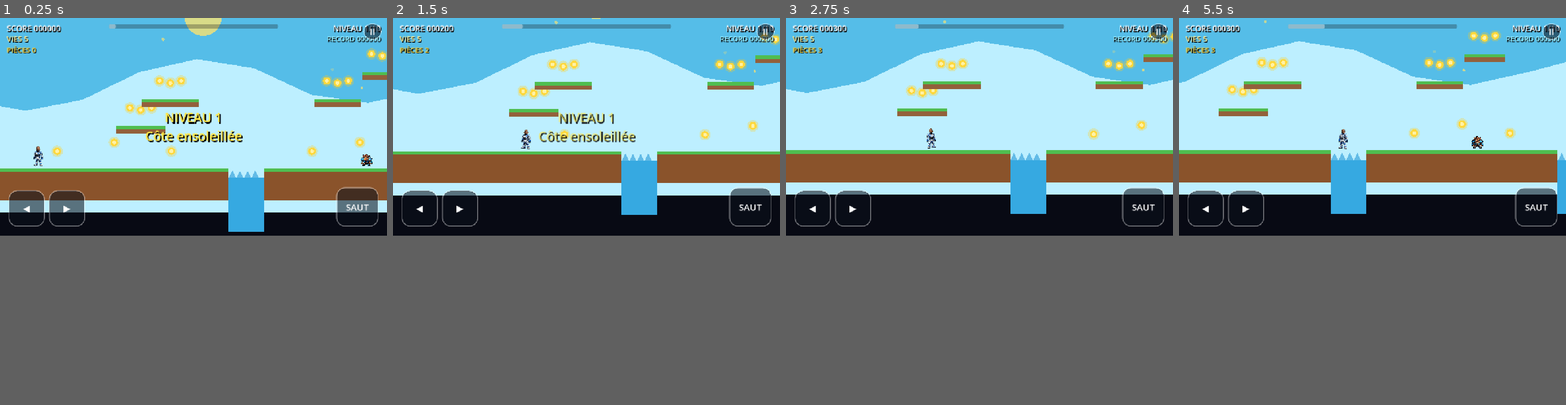
Above: before the commit, frames 1-4 (left to right).
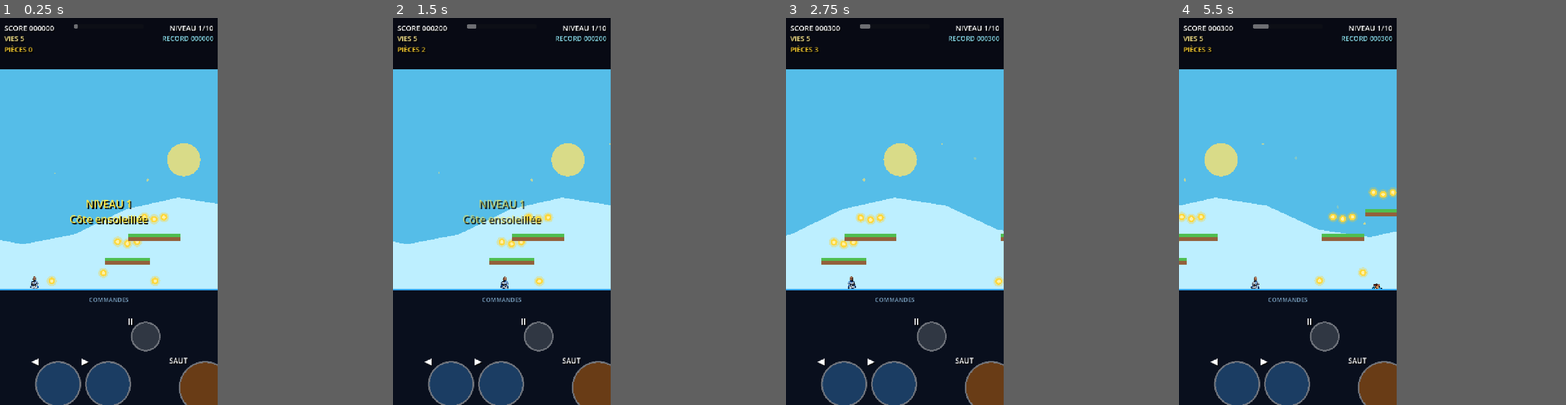
Above: after the commit, the same moments.

Repository: Chasmet/moi-mario-pygame
Game: Godot game, scene res://scenes/Main.tscn
Two runs of this game, one before a commit and one after it. Both use one fixed random seed, a clock stepped at 60 frames per second and the inputs below.
Inputs:
- Up to frame 1 (0.25 s): no input
- Up to frame 2 (1.5 s): hold D (move_right) from 0.53 s (still down); tap Space (jump) at 0.77 s
- Up to frame 3 (2.75 s): tap Space (jump) at 1.52 s; release D (move_right) at 2.03 s; hold A (move_left) from 2.03 s (still down)
- Up to frame 4 (5.5 s): release A (move_left) at 2.78 s; hold D (move_right) 2.78-4.28 s; tap Space (jump) at 3.02, 3.77, 4.52 s; hold A (move_left) 4.28-5.03 s; hold D (move_right) from 5.03 s (still down)
In our replay, the window is 800x450 before the commit and 450x800 after it. These sizes can differ from the game's own. Grey fills any space a smaller window leaves; there, only what the larger window draws over its background counts as a difference.

The runs differ from the first frame. In frame 1, 55% of the frame differs, in the area x 0-100%, y 0-100%; in frame 2, 57%; in frame 3, 57%; in frame 4, 59%.

Commit message:
Switch Android viewport to portrait 70-30 layout

Diff:
--- a/project.godot
+++ b/project.godot
@@ -9,10 +9,14 @@
 config/features=PackedStringArray("4.7", "GL Compatibility")
 config/icon="res://icon.svg"
 
+[autoload]
+
+MobileLayout="*res://scripts/MobileLayout.gd"
+
 [display]
 
-window/size/viewport_width=1280
-window/size/viewport_height=720
+window/size/viewport_width=720
+window/size/viewport_height=1280
 window/size/mode=2
 window/stretch/mode="canvas_items"
 window/stretch/aspect="expand"
